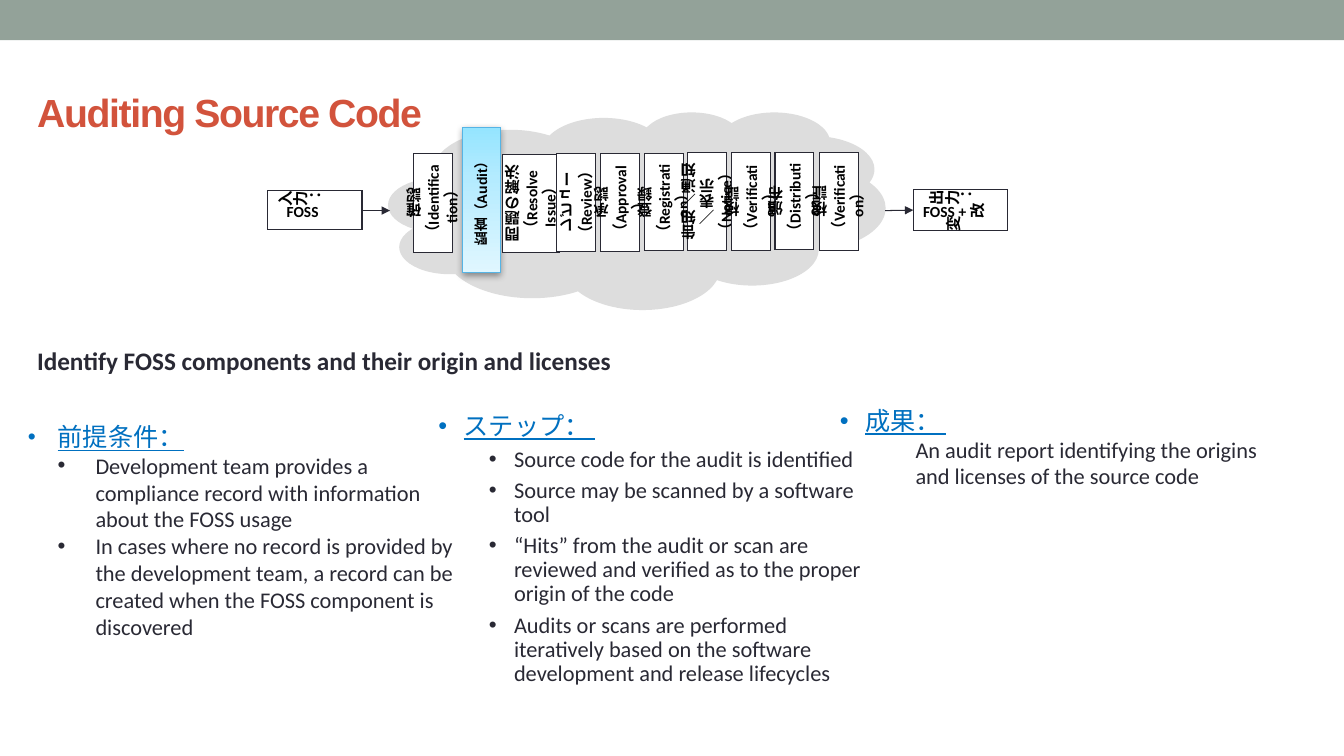
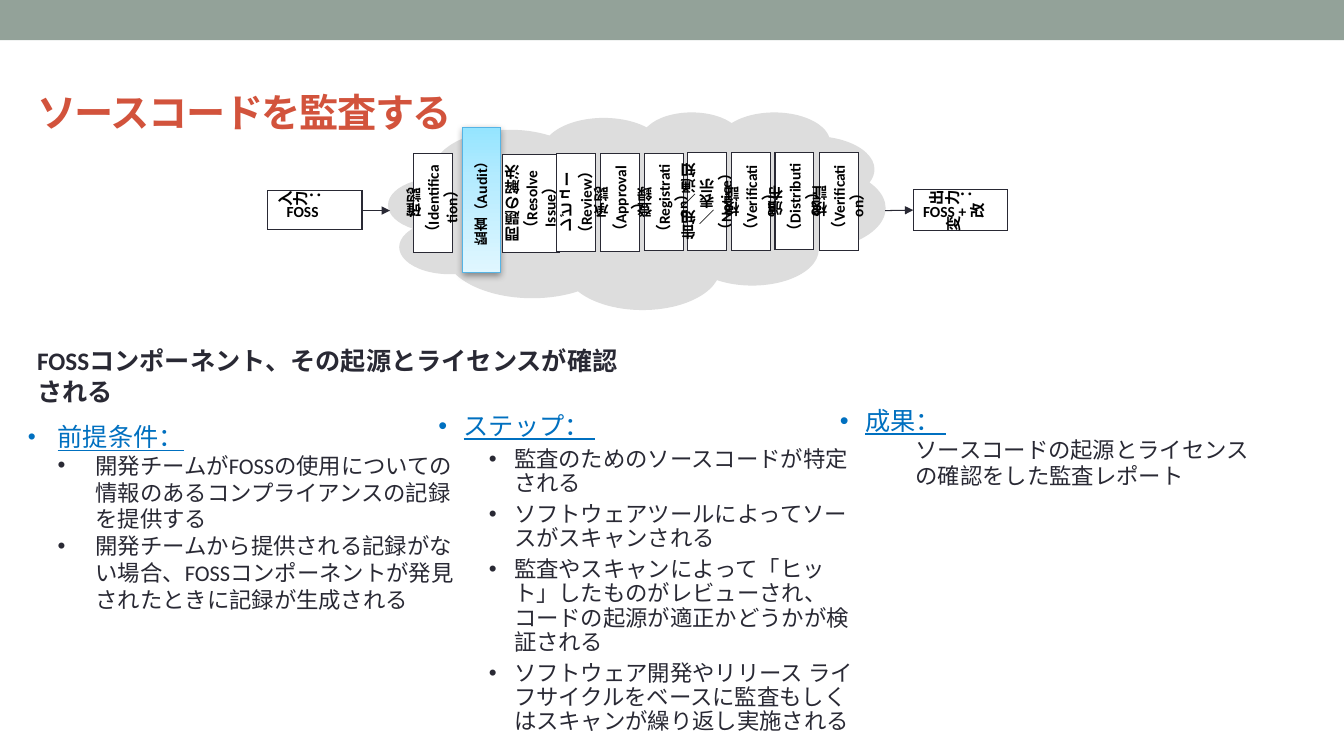
Before and after one commit to OpenChain-Project/Curriculum-Translation-JP, a slide deck: slide 54 of target/openchain-curriculum-release-2.pptx. Drawn at 1344x756 pixels with LibreOffice and Linux fonts; fonts in the diff are those of the drawing; background and template pictures are left out. Boxes give left, top, right and bottom in pixels: in the first picture for what was removed or moved away, otherwise in the second. Text is boxed around its words. In the diff, an @@ line names an element or a change of style, - is before the commit and + after.

Commit message:
54/75 slides done.

```diff
--- a/target/openchain-curriculum-release-2.pptx
+++ b/target/openchain-curriculum-release-2.pptx
@@ text at <box>37,93,452,130</box>: text changed @@
-Auditing Source Code
+ソースコードを監査する
@@ text at <box>37,350,617,403</box>: text changed @@
-Identify FOSS components and their origin and licenses
+FOSSコンポーネント、その起源とライセンスが確認される
@@ text at <box>514,448,853,731</box>: text changed @@
-  • Source code for the audit is identified
-  • Source may be scanned by a software tool
-  • “Hits” from the audit or scan are reviewed and verified as to the proper origin of the code
-  • Audits or scans are performed iteratively based on the software development and release lifecycles
+  • 監査のためのソースコードが特定される
+  • ソフトウェアツールによってソースがスキャンされる
+  • 監査やスキャンによって「ヒット」したものがレビューされ、コードの起源が適正かどうかが検証される
+  • ソフトウェア開発やリリース ライフサイクルをベースに監査もしくはスキャンが繰り返し実施される
@@ text at <box>916,439,1249,486</box>: text changed @@
-An audit report identifying the origins and licenses of the source code
+ソースコードの起源とライセンスの確認をした監査レポート
@@ text at <box>96,455,454,583</box>: text changed @@
-• Development team provides a compliance record with information about the FOSS usage
-• In cases where no record is provided by the development team, a record can be created when the FOSS component is discovered
+• 開発チームがFOSSの使用についての情報のあるコンプライアンスの記録を提供する
+• 開発チームから提供される記録がない場合、FOSSコンポーネントが発見されたときに記録が生成される
```
Also in this commit, not shown: 7 other files.
